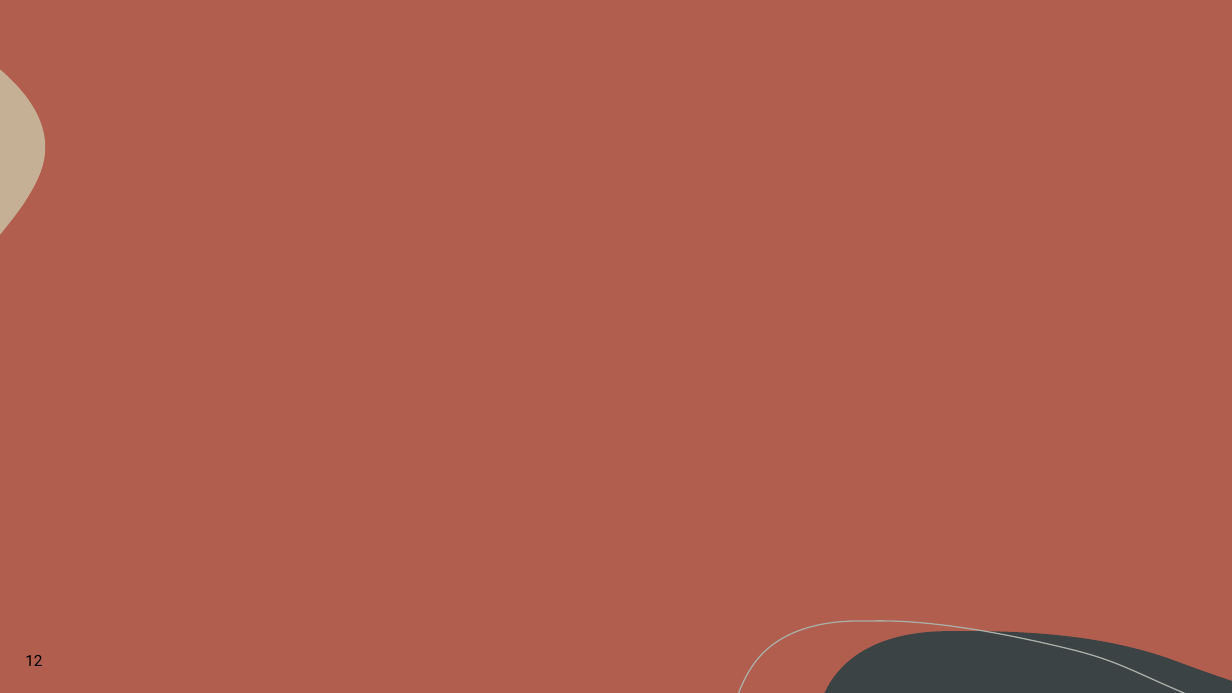
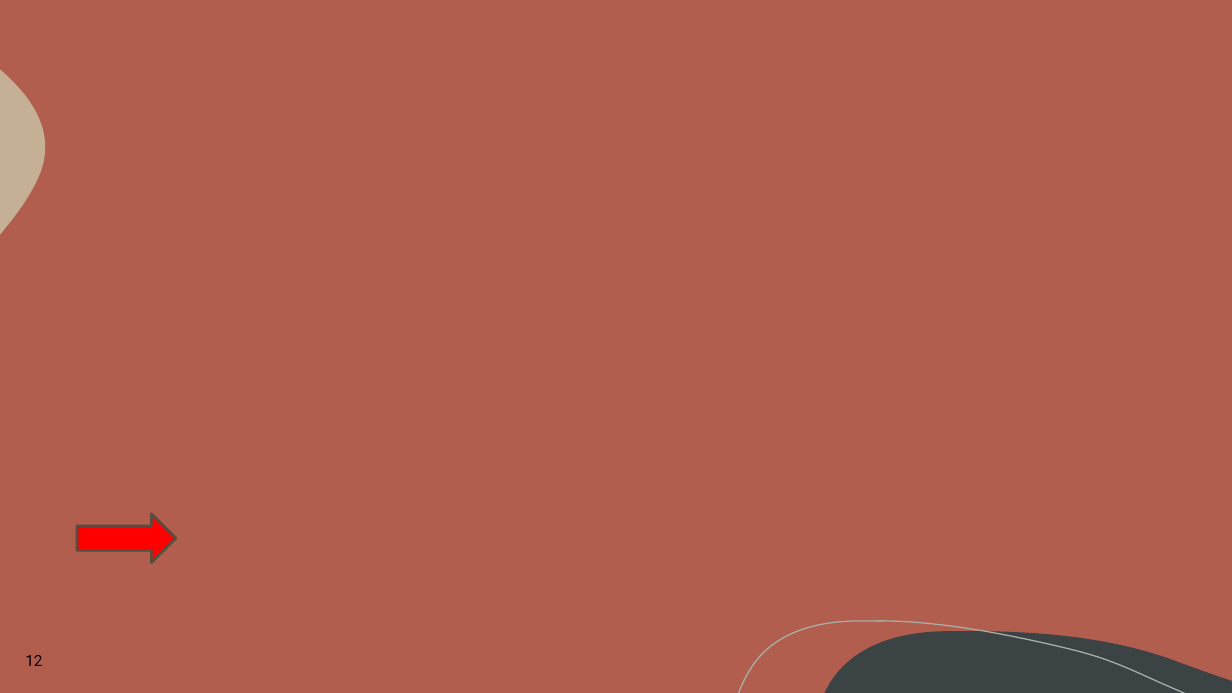
Before and after one commit to LegallyNotBlonde/Project-1, a slide deck: slide 12 of AIStocksProject/Presentation_Tech_Giants_Face_Off.pptx. Drawn at 1232x693 pixels with LibreOffice and Linux fonts; fonts in the diff are those of the drawing; background and template pictures are left out. Boxes give left, top, right and bottom in pixels: in the first picture for what was removed or moved away, otherwise in the second. Text is boxed around its words. In the diff, an @@ line names an element or a change of style, - is before the commit and + after.

```diff
--- a/AIStocksProject/Presentation_Tech_Giants_Face_Off.pptx
+++ b/AIStocksProject/Presentation_Tech_Giants_Face_Off.pptx
@@ right arrow added at box(77, 514, 176, 563), fill #FF0000, outline #564D42 2 pt @@
```
Also in this commit, not shown: 3 other slides changed, 1 slide added, 1 slide removed, 24 other files.
